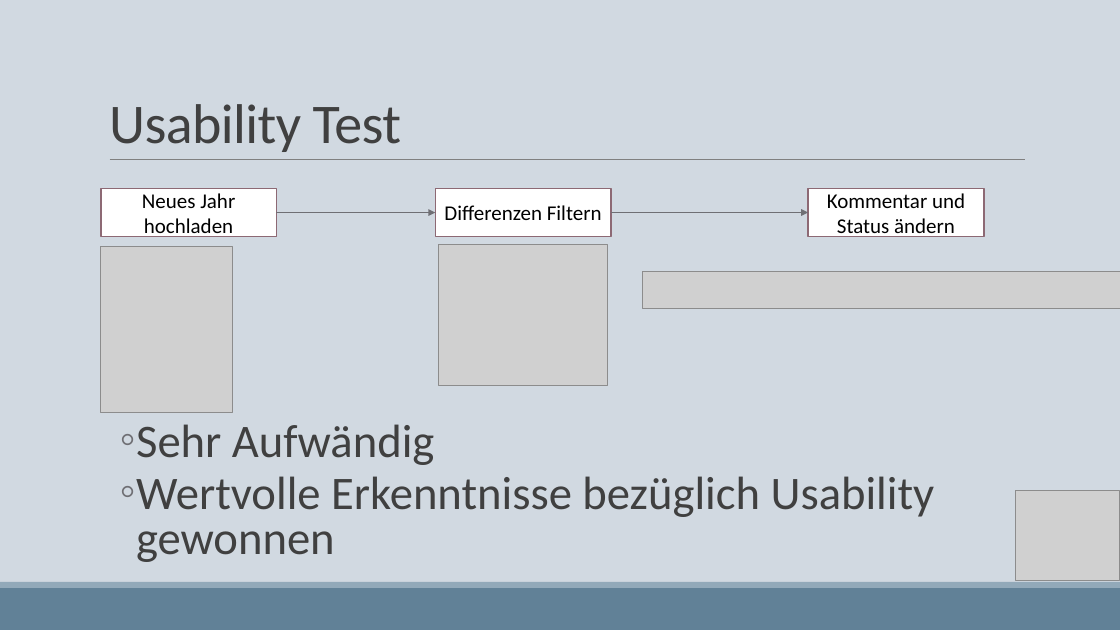
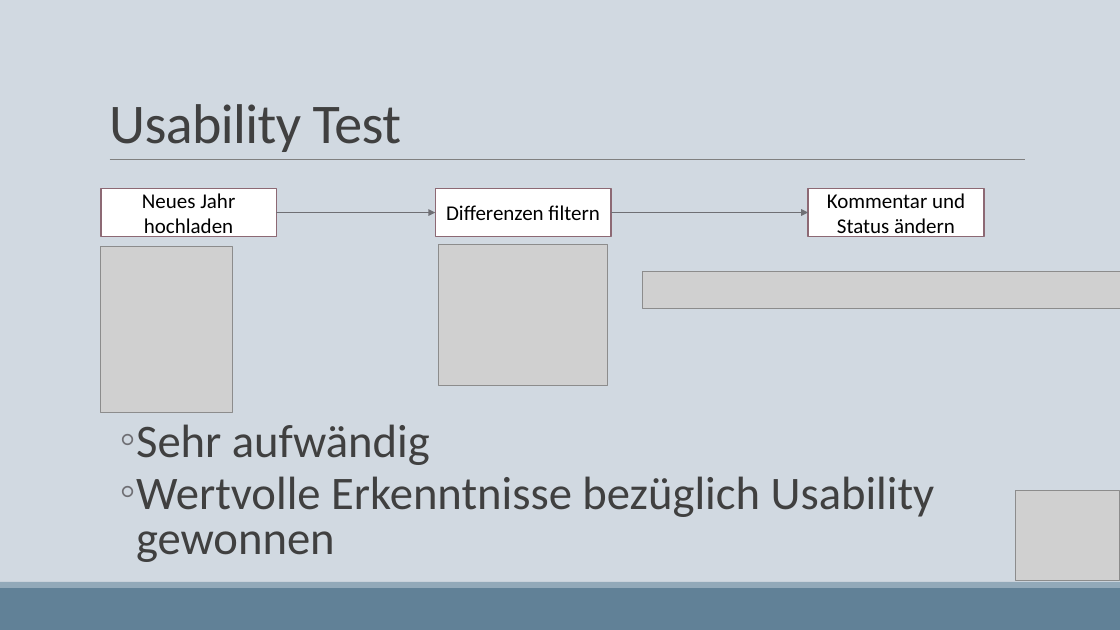
Before and after one commit to lgeorgescu/pse5-deliverables, a slide deck: slide 13 of Präsentationen/Testing_Usability.pptx. Drawn at 1120x630 pixels with LibreOffice and Linux fonts; fonts in the diff are those of the drawing; grey boxes stand for pictures. Boxes give left, top, right and bottom in pixels: in the first picture for what was removed or moved away, otherwise in the second. Text is boxed around its words. In the diff, an @@ line names an element or a change of style, - is before the commit and + after.

```diff
--- a/Präsentationen/Testing_Usability.pptx
+++ b/Präsentationen/Testing_Usability.pptx
@@ text in rectangle at <box>446,205,599,220</box>: text changed @@
-Differenzen Filtern
+Differenzen filtern
@@ text at <box>136,424,430,465</box>: text changed @@
-  ◦ Sehr Aufwändig
+  ◦ Sehr aufwändig
```
Also in this commit, not shown: 2 other slides changed.
